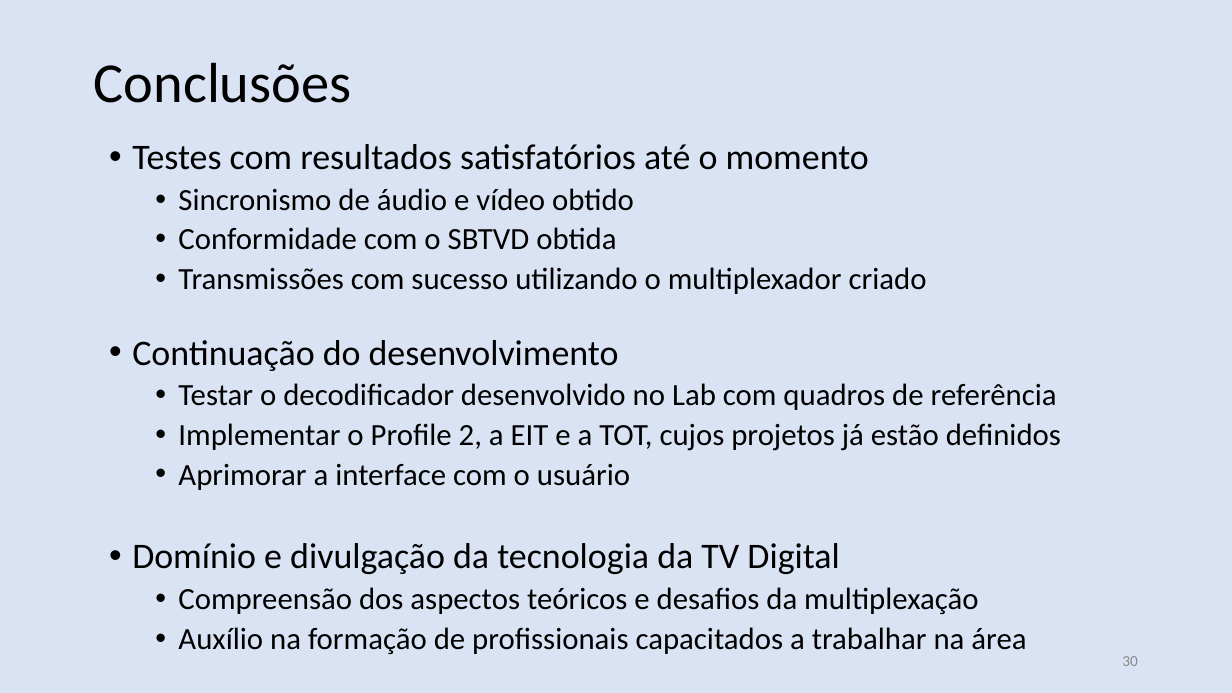
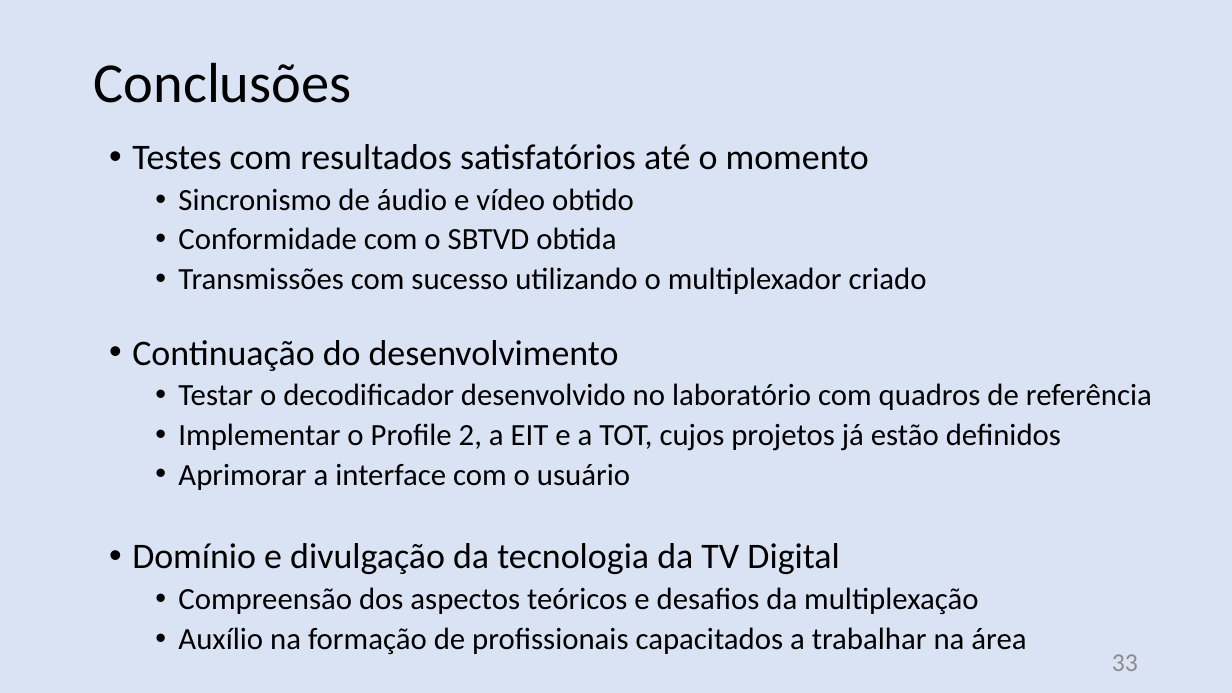
Before and after one commit to nasall2/TCC, a slide deck: slide 33 of relatorio/abntex2-modelos-1.9.2/figuras/apresentacao.pptx (slide 30 before the commit). Drawn at 1232x693 pixels with LibreOffice and Linux fonts; fonts in the diff are those of the drawing. Boxes give left, top, right and bottom in pixels: in the first picture for what was removed or moved away, otherwise in the second. Text is boxed around its words. In the diff, an @@ line names an element or a change of style, - is before the commit and + after.

```diff
--- a/relatorio/abntex2-modelos-1.9.2/figuras/apresentacao.pptx
+++ b/relatorio/abntex2-modelos-1.9.2/figuras/apresentacao.pptx
@@ text at (178, 383, 1152, 410): text changed @@
-    • Testar o decodificador desenvolvido no Lab com quadros de referência
+    • Testar o decodificador desenvolvido no laboratório com quadros de referência
@@ page number at (1112, 654, 1138, 671): text changed; size 12 to 20 pt @@
-30
+33
```
Also in this commit, not shown: 12 other slides changed, 3 slides added.
